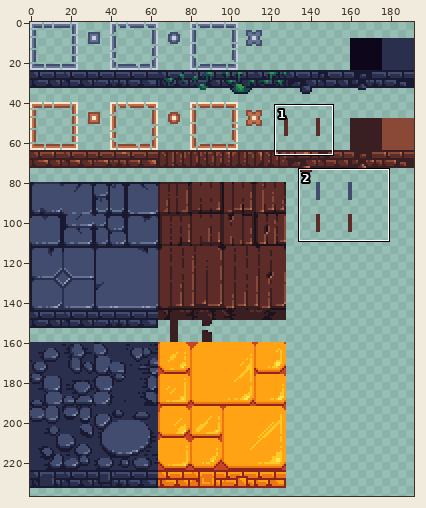
A pixel-art file gets an edit: BurningKnight/Content/Animations/castle_biome.ase. The picture above shows the old version from afar; the outline marks the close-up.
Close-up. The starting point:
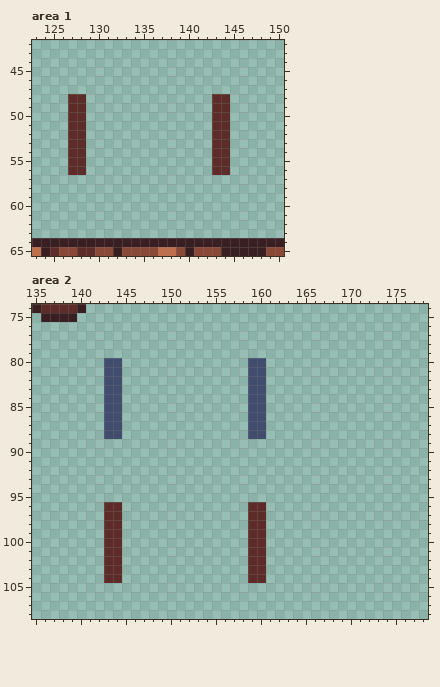
192x240 pixels, 1 frame. Shown: area 1: x 123..150, y 42..65; area 2: x 135..178, y 74..108. The wide view leaves out empty margins.
Once edited:
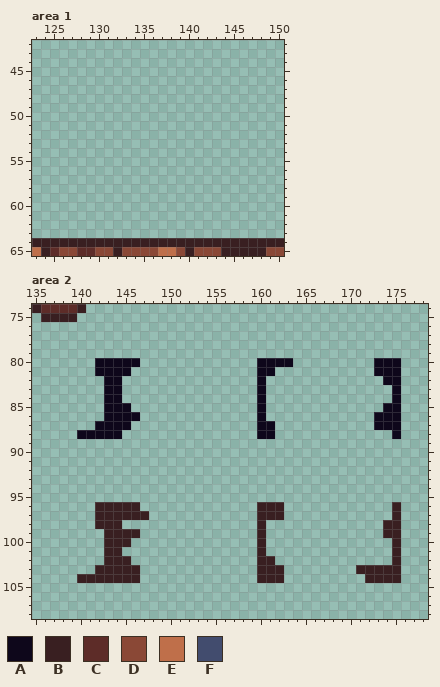
Palette (. is transparent): A #0e071b  B #391f21  C #5d2c28  D #8a4836  E #bf6f4a  F #424c6e
The edit:
Changed rows in their new state; - is an unchanged pixel.
Area 1:
first column x 127:
48 ..--------------..
49 ..--------------..
50 ..--------------..
51 ..--------------..
52 ..--------------..
53 ..--------------..
54 ..--------------..
55 ..--------------..
56 ..--------------..
Area 2:
first column x 140:
 80 --AAAAA------------.AAAA---------AAA
 81 --AAAA-------------.AA-----------AAA
 82 ---AA--------------.A-------------AA
 83 ---AA--------------.A--------------A
 84 ---AA--------------.A--------------A
 85 ---AAA-------------.A-------------AA
 86 ---AAAA------------.A------------AAA
 87 --AAAA-------------.AA-----------AAA
 88 AAAAA--------------.AA-------------A
first column x 140:
 96 --BBBBB------------.BBB------------B
 97 --BBBBBB-----------.BBB------------B
 98 --BBB--------------.B-------------BB
 99 ---BBBB------------.B-------------BB
100 ---BBB-------------.B--------------B
101 ---BB--------------.B--------------B
102 ---BBB-------------.BB-------------B
103 --BBBBB------------.BBB--------BBBBB
104 BBBBBBB------------.BBB---------BBBB
Changed places in both close-ups, as pixel boxes (x1, y1, x2, y2):
erased: (68, 94, 86, 175)
erased: (212, 94, 230, 175)
changed: (77, 358, 140, 439)
changed: (248, 358, 293, 439)
added: (374, 358, 401, 439)
changed: (77, 502, 149, 583)
changed: (248, 502, 284, 583)
added: (356, 502, 401, 583)
